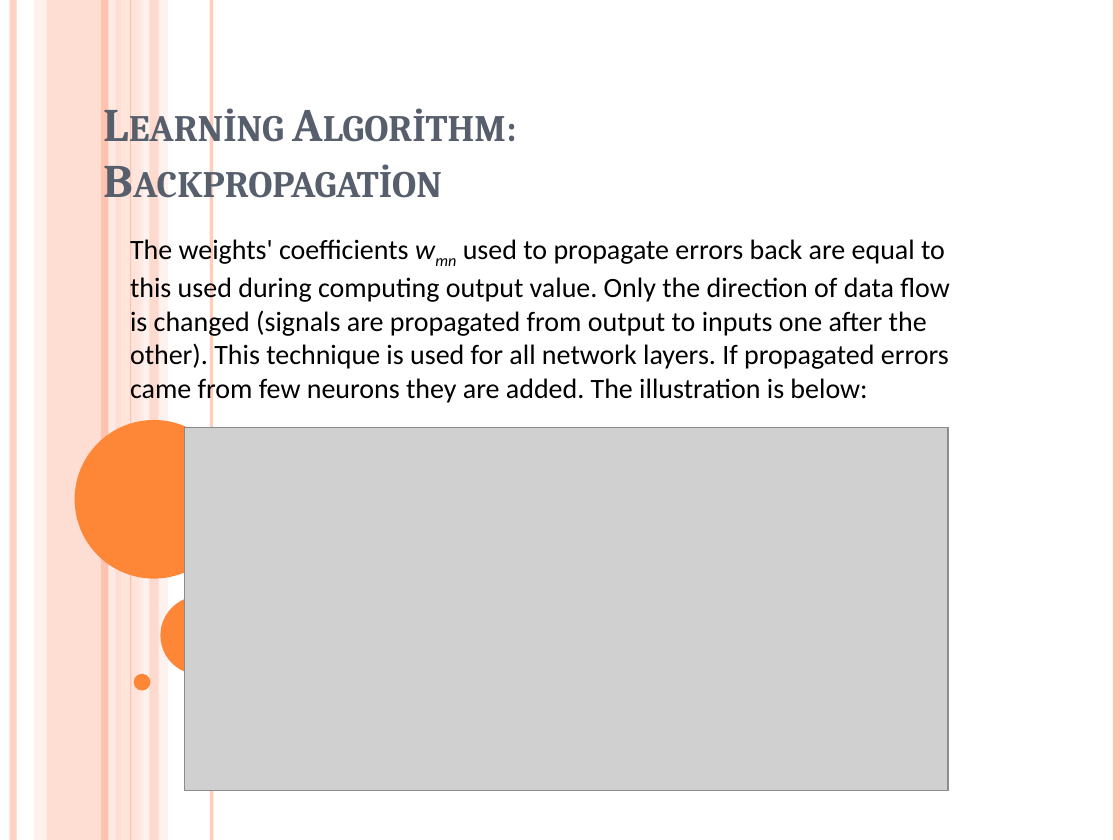
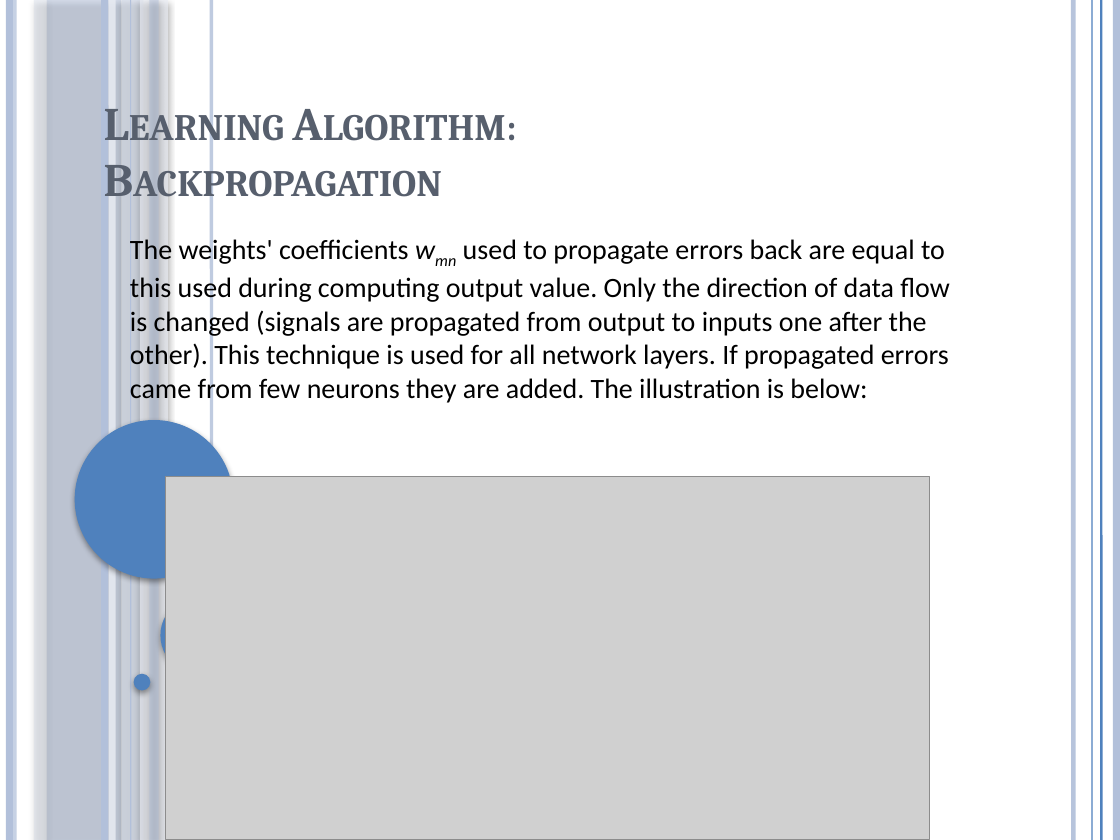
Before and after one commit to Aiganymus/machine-learning-2019, a slide deck: slide 16 of lectures/7. Neural Networks PART1.pptx. Drawn at 1120x840 pixels with LibreOffice and Linux fonts; fonts in the diff are those of the drawing; grey boxes stand for pictures. Boxes give left, top, right and bottom in pixels: in the first picture for what was removed or moved away, otherwise in the second. Text is boxed around its words. In the diff, an @@ line names an element or a change of style, - is before the commit and + after.

```diff
--- a/lectures/7. Neural Networks PART1.pptx
+++ b/lectures/7. Neural Networks PART1.pptx
@@ line added from (9, 0) to (9, 840), #B3C1DB 4.51 pt @@
@@ line (13, 0) - (13, 840): stroke #FEC3AE 4.5 pt to #B3C1DB 4.51 pt @@
@@ rectangle at [34,0,46,840]: fill #FFD9CE at 36% opacity to #D0D8E8 at 36% opacity; shadow on @@
@@ rectangle at [47,0,122,840]: fill #FEC3AE at 54% opacity to #B3C1DB at 54% opacity; shadow on @@
@@ line (104, 0) - (104, 840): stroke #FEC3AE 4.5 pt to #B3C1DB 4.51 pt @@
@@ line (112, 0) - (112, 840): stroke #FFEDE8 4.5 pt to #E9EDF4 4.51 pt @@
@@ rectangle at [121,0,143,840]: fill #FFD9CE at 70% opacity to #D0D8E8 at 70% opacity; shadow on @@
@@ line (131, 0) - (131, 840): stroke #FEC3AE 0.75 pt to #B3C1DB 0.74 pt @@
@@ rectangle at [140,0,168,840]: fill #FFEDE8 at 71% opacity to #E9EDF4 at 71% opacity; shadow on @@
@@ rectangle at [149,0,158,840]: fill #FEC3AE at 51% opacity to #B3C1DB at 51% opacity; shadow on @@
@@ line (212, 0) - (212, 840): stroke #FEC3AE 2.25 pt to #B3C1DB 2.24 pt @@
@@ line added from (1073, 0) to (1073, 840), #B3C1DB 3 pt @@
@@ line added from (1092, 0) to (1092, 840), #4F81BD 0.74 pt @@
@@ line added from (1101, 0) to (1101, 840), #4F81BD 1.5 pt @@
@@ line (1117, 0) - (1117, 840): stroke #FEC3AE 4.5 pt to #B3C1DB 4.51 pt @@
@@ picture: place and size @@
-picture at [185,428,949,791]
+picture at [166,477,930,840]
@@ fill #FE8637 to #4F81BD; shadow on in 3 elements at [75,420,234,579], [160,596,239,674], [133,674,150,691] @@
```
Also in this commit, not shown: 24 other slides changed, 22 other files.
